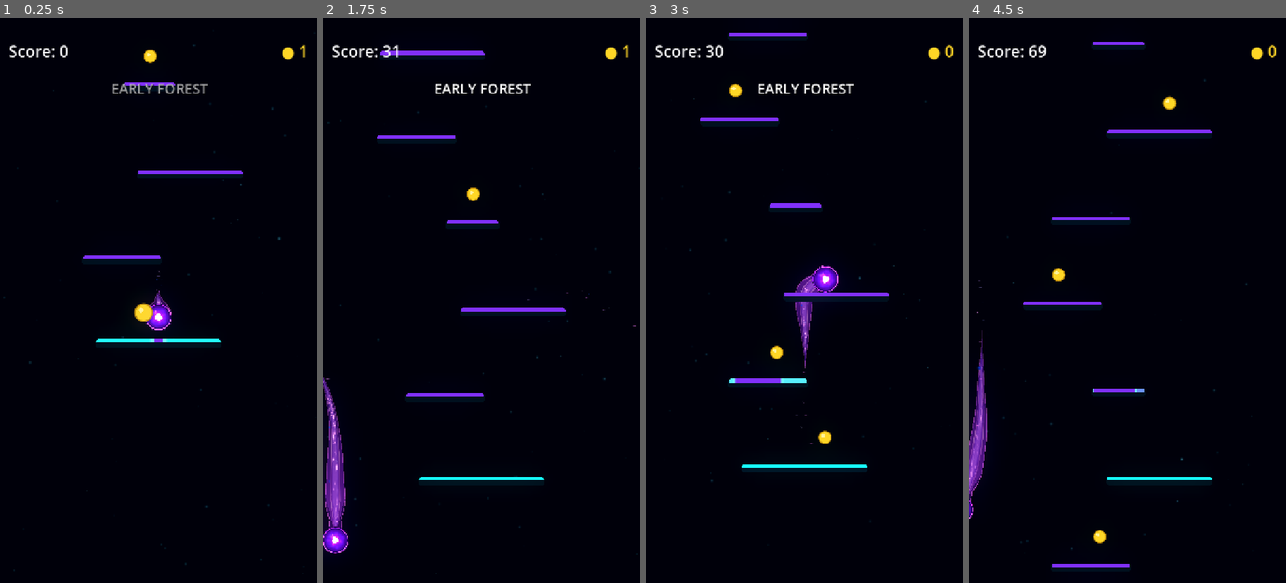
Above: before the commit, frames 1-4 (left to right).
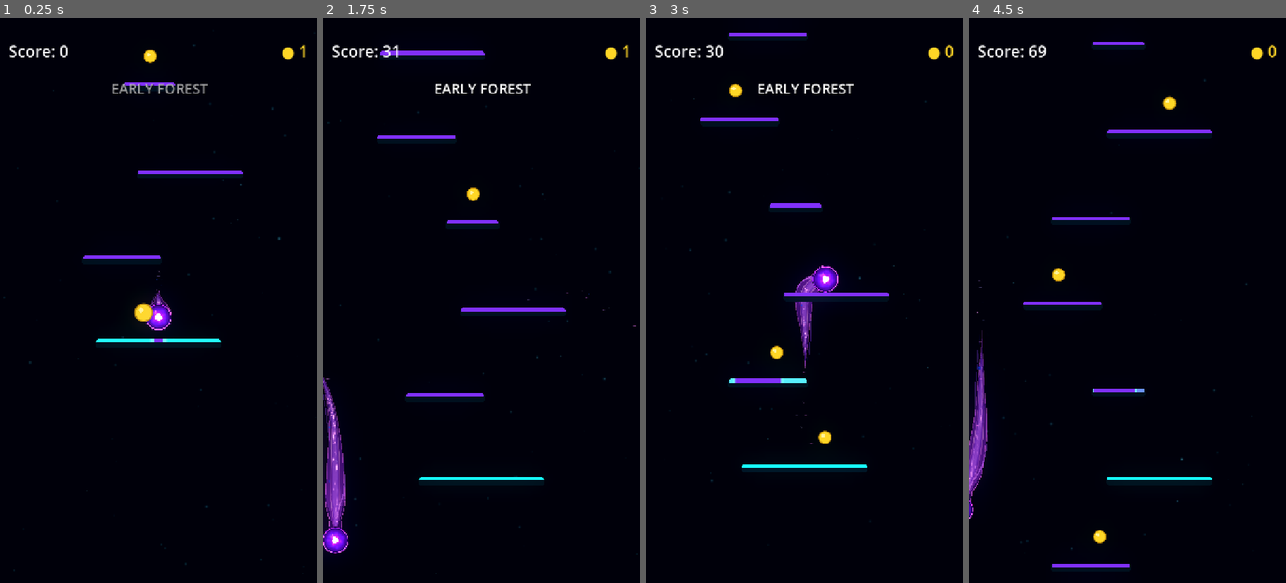
Above: after the commit, the same moments.

Repository: Kryodo/TowerJump
Game: Godot game, scene res://scenes/main.tscn
Two runs of this game, one before a commit and one after it. Both use one fixed random seed, a clock stepped at 60 frames per second and the inputs below.
Inputs (mouse positions are in pixels of both pictures, inside the frame that each line leads up to):
- Up to frame 1 (0.25 s): no input
- Up to frame 2 (1.75 s): move the mouse to (551, 272) at 0.52 s; hold Right (ui_right) 0.53-1.25 s; click (551, 272) at 0.67 s; drag from (418, 328) to (471, 193) at 1.27 s
- Up to frame 3 (3 s): click "Nochmal spielen" at 2 s; move the mouse to (836, 176) at 2.77 s; hold Right (ui_right) from 2.78 s (still down)
- Up to frame 4 (4.5 s): release Right (ui_right) at 3.5 s; drag from (1111, 413) to (1057, 215) at 3.52 s; move the mouse to (1222, 385) at 4.27 s; hold Left (ui_left) from 4.28 s (still down)

The runs differ from the first frame. In frame 1, less than 0.1% of the frame differs, in the area x 47-50%, y 48-51%; in frame 2, less than 0.1%; in frame 3, less than 0.1%; in frame 4, less than 0.1%, in the area x 0-6%, y 58-84%.
Error before the commit: Invalid access to property or key 'gradient' on a base object of type 'null instance'. (res://scripts/ball_trail.gd:646)

Commit message:
Add short head filament, mid-tail streamer, and fine fork

Diff:
--- a/scenes/ball.tscn
+++ b/scenes/ball.tscn
@@ -40,13 +40,21 @@
 _data = [Vector2(0, 0.015), 0.0, 3.5, 0, 1, Vector2(0.06, 0.49), 3.5, 1.3, 1, 1, Vector2(0.18, 1), 1.3, 0.0, 1, 1, Vector2(0.34, 0.92), 0.0, -0.9, 1, 1, Vector2(0.66, 0.48), -0.9, -1.0, 1, 1, Vector2(0.92, 0.06), -1.0, -0.5, 1, 1, Vector2(1, 0), -0.5, 0.0, 1, 0]
 point_count = 7
 
-[sub_resource type="Gradient" id="Gradient_wisp_left"]
-offsets = PackedFloat32Array(0, 0.10, 0.24, 0.58, 0.82, 0.95, 1)
-colors = PackedColorArray(1, 1, 1, 0, 1, 1, 1, 0.08, 1, 1, 1, 0.38, 1, 1, 1, 0.56, 1, 1, 1, 0.34, 1, 1, 1, 0.10, 1, 1, 1, 0)
-
-[sub_resource type="Gradient" id="Gradient_wisp_right"]
-offsets = PackedFloat32Array(0, 0.12, 0.28, 0.60, 0.82, 0.94, 1)
-colors = PackedColorArray(1, 1, 1, 0, 1, 1, 1, 0.05, 1, 1, 1, 0.28, 1, 1, 1, 0.47, 1, 1, 1, 0.30, 1, 1, 1, 0.08, 1, 1, 1, 0)
+[sub_resource type="Gradient" id="Gradient_wisp_head"]
+offsets = PackedFloat32Array(0, 0.08, 0.22, 0.52, 0.76, 0.93, 1)
+colors = PackedColorArray(1, 1, 1, 0, 1, 1, 1, 0.12, 1, 1, 1, 0.48, 1, 1, 1, 0.62, 1, 1, 1, 0.36, 1, 1, 1, 0.10, 1, 1, 1, 0)
+
+[sub_resource type="Gradient" id="Gradient_wisp_streamer"]
+offsets = PackedFloat32Array(0, 0.10, 0.27, 0.52, 0.72, 0.90, 1)
+colors = PackedColorArray(1, 1, 1, 0, 1, 1, 1, 0.04, 1, 1, 1, 0.20, 1, 1, 1, 0.43, 1, 1, 1, 0.38, 1, 1, 1, 0.12, 1, 1, 1, 0)
+
+[sub_resource type="Gradient" id="Gradient_wisp_fork"]
+offsets = PackedFloat32Array(0, 0.16, 0.42, 0.72, 0.92, 1)
+colors = PackedColorArray(1, 1, 1, 0, 1, 1, 1, 0.22, 1, 1, 1, 0.30, 1, 1, 1, 0.23, 1, 1, 1, 0.07, 1, 1, 1, 0)
+
+[sub_resource type="Curve" id="Curve_wisp_fork"]
+_data = [Vector2(0, 0.01), 0.0, 4.0, 0, 1, Vector2(0.12, 0.55), 4.0, 0.45, 1, 1, Vector2(0.36, 0.44), 0.45, -0.45, 1, 1, Vector2(0.72, 0.20), -0.45, -0.42, 1, 1, Vector2(1, 0), -0.42, 0.0, 1, 0]
+point_count = 5
 
 [sub_resource type="ShaderMaterial" id="ShaderMaterial_eew57"]
 shader = ExtResource("3_eew57")
@@ -226,21 +234,31 @@
 end_cap_mode = 2
 antialiased = true
 
-[node name="WispLeft" type="Line2D" parent="TrailVisual" unique_id=1841021001]
-z_index = 1
-width = 6.0
+[node name="WispHead" type="Line2D" parent="TrailVisual" unique_id=1841021001]
+z_index = 1
+width = 4.5
 width_curve = SubResource("Curve_4dx81")
-gradient = SubResource("Gradient_wisp_left")
-joint_mode = 2
-begin_cap_mode = 2
-end_cap_mode = 2
-antialiased = true
-
-[node name="WispRight" type="Line2D" parent="TrailVisual" unique_id=1841021002]
-z_index = 1
-width = 4.0
+gradient = SubResource("Gradient_wisp_head")
+joint_mode = 2
+begin_cap_mode = 2
+end_cap_mode = 2
+antialiased = true
+
+[node name="WispStreamer" type="Line2D" parent="TrailVisual" unique_id=1841021002]
+z_index = 1
+width = 3.8
 width_curve = SubResource("Curve_4dx81")
-gradient = SubResource("Gradient_wisp_right")
+gradient = SubResource("Gradient_wisp_streamer")
+joint_mode = 2
+begin_cap_mode = 2
+end_cap_mode = 2
+antialiased = true
+
+[node name="WispFork" type="Line2D" parent="TrailVisual" unique_id=1770062206]
+z_index = 1
+width = 2.1
+width_curve = SubResource("Curve_wisp_fork")
+gradient = SubResource("Gradient_wisp_fork")
 joint_mode = 2
 begin_cap_mode = 2
 end_cap_mode = 2
